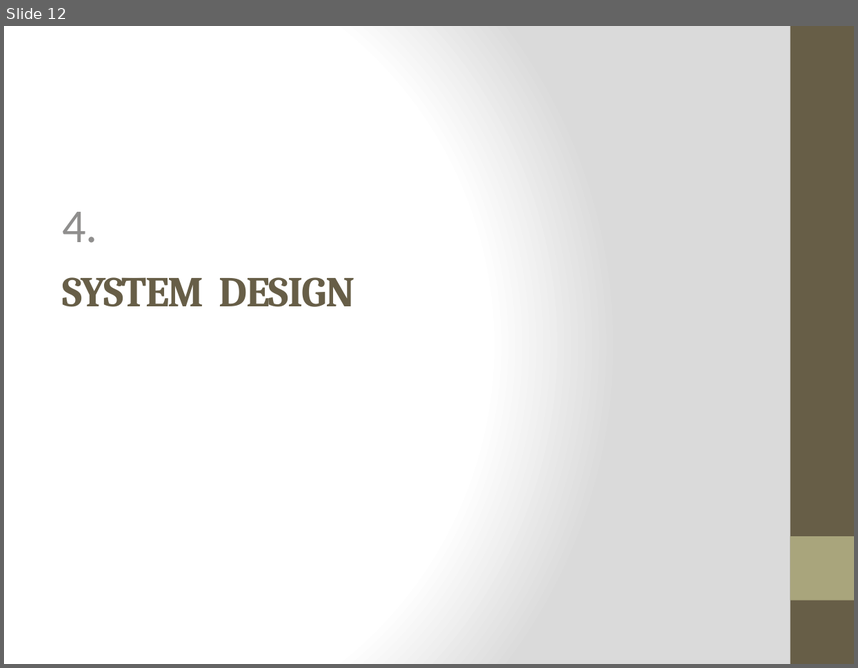
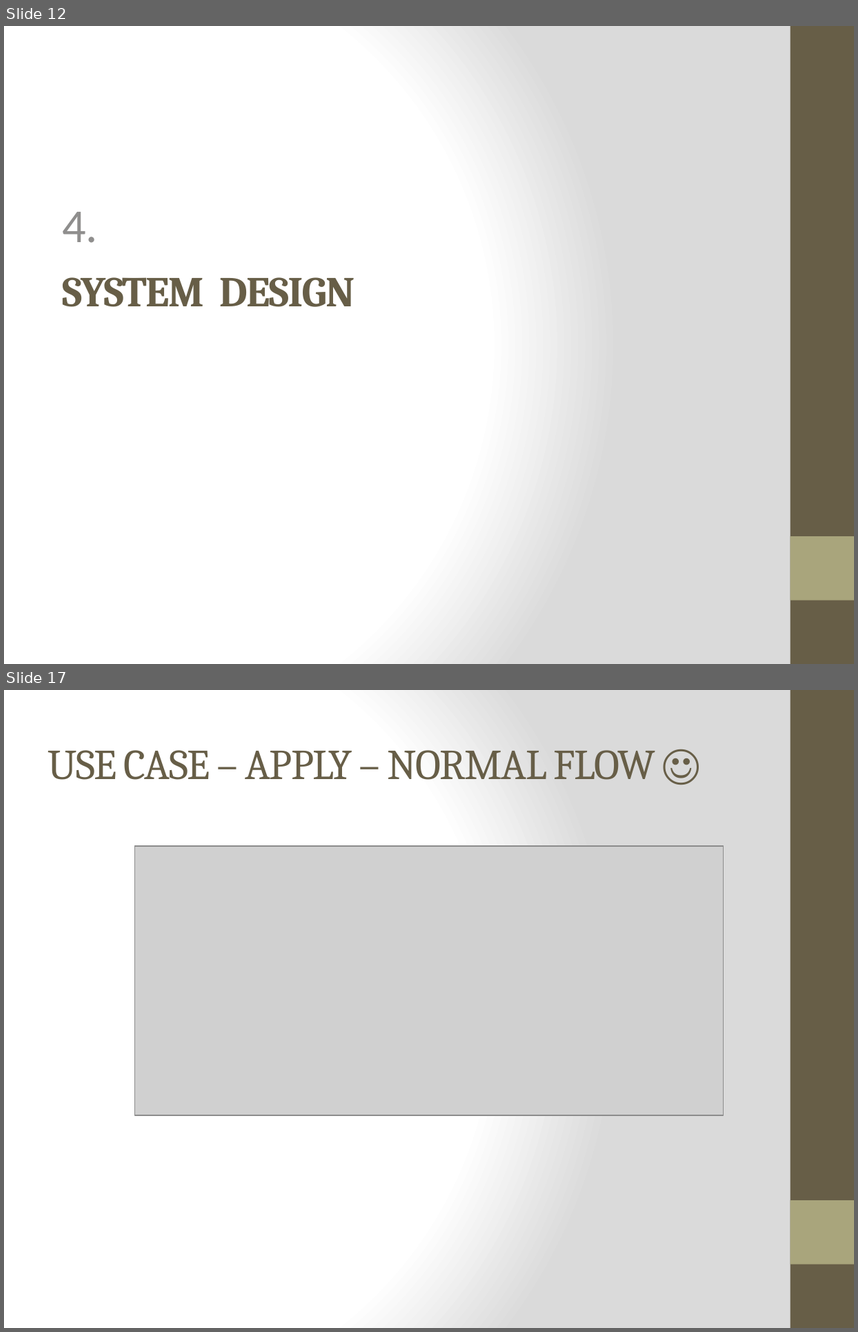
Before and after one commit to WesleyTrescott/MVC-Capstone, a slide deck: Design Specification/Design Specification.pptx. Shown one above the other, each under a label of ours: slide 12 before the commit, slides 12 and 17 after it; the slides between them are not shown. The pictures are 858x668 and 858x1332 pixels, drawn with LibreOffice and Linux fonts; fonts in the diff are those of the drawing; grey boxes stand for pictures. Boxes give left, top, right and bottom in pixels: in the first picture for what was removed or moved away, otherwise in the second. Text is boxed around its words. In the diff, an @@ line names an element or a change of style, - is before the commit and + after.

```diff
--- a/Design Specification/Design Specification.pptx
+++ b/Design Specification/Design Specification.pptx
@@ slide 17 added at (4, 690, 854, 1328), background gradient #FFFFFF to #DADADA; not listed: 2 template elements that a slide beside it also shows @@
@@ title added at (48, 750, 655, 780), 36 pt, text #675E47 @@
+USE CASE – APPLY – NORMAL FLOW ☺
@@ picture added at (135, 845, 724, 1115) @@
```
Also in this commit, not shown: 9 other slides added, 2 slides removed.
